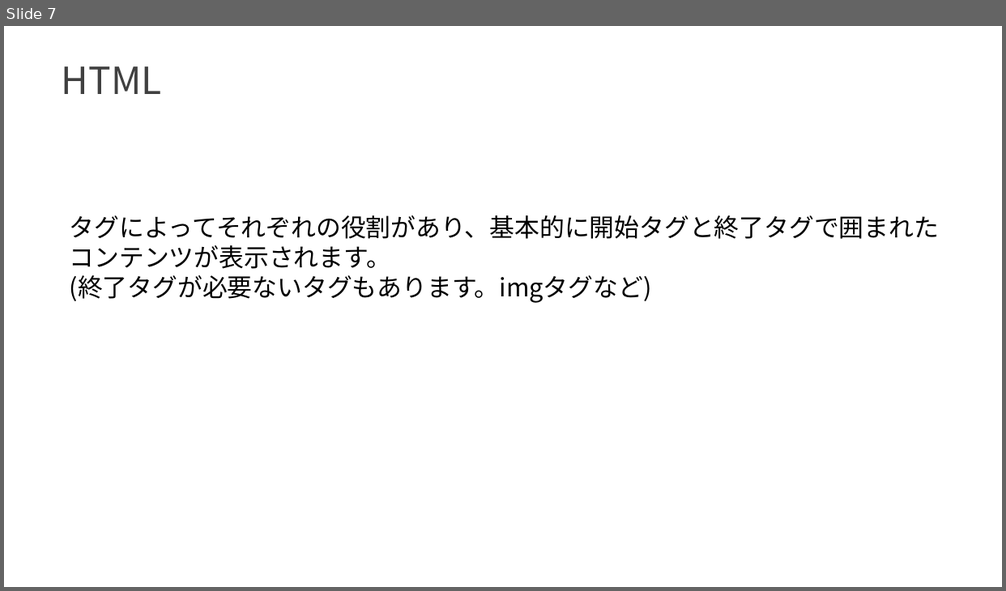
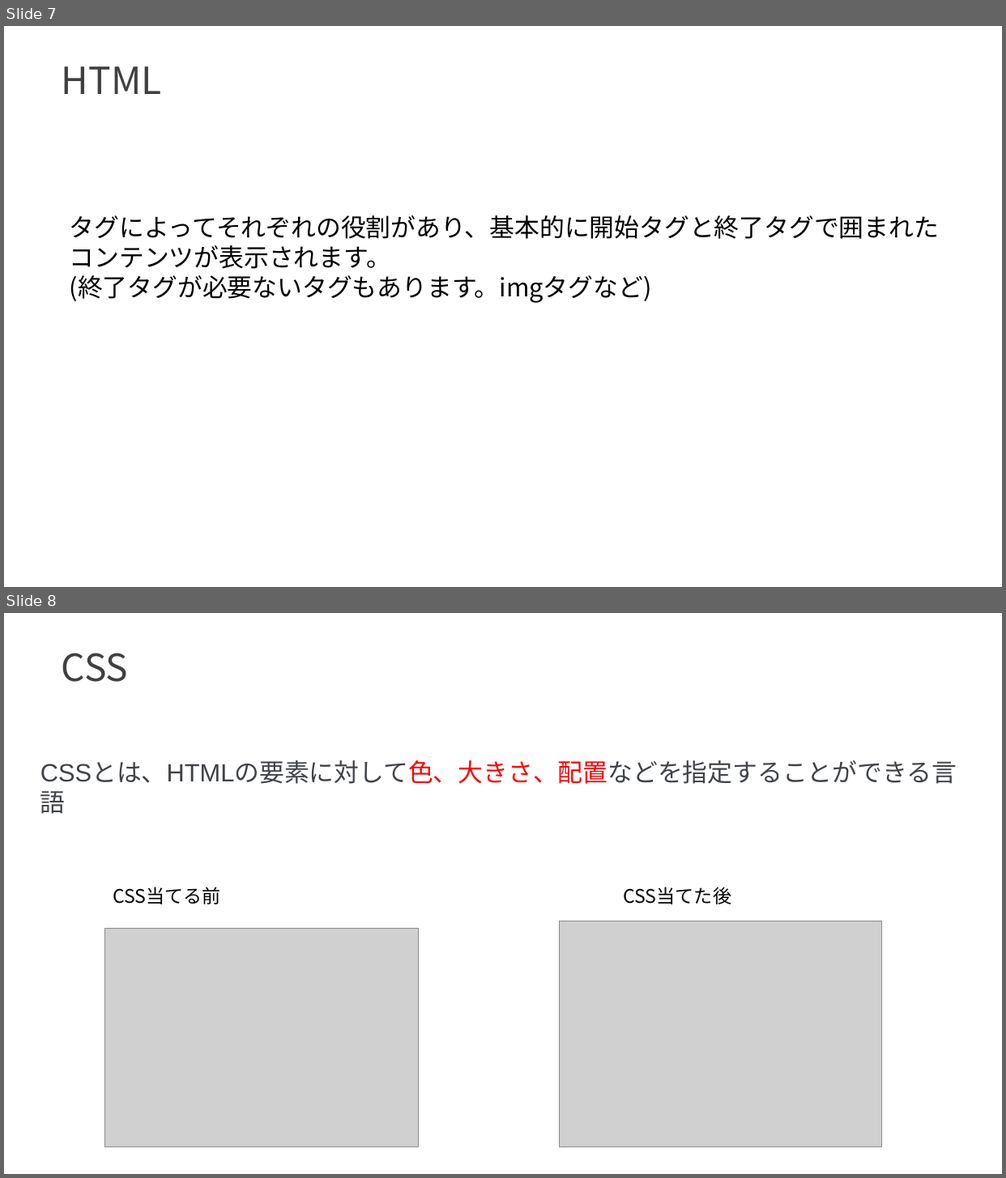
Before and after one commit to Izu-TABI/Hackathon, a slide deck: presentation/Web入門_第二回.pptx. Shown one above the other, each under a label of ours: slide 7 before the commit, slides 7 and 8 after it. The pictures are 1006x591 and 1006x1178 pixels, drawn with LibreOffice and Linux fonts; fonts in the diff are those of the drawing; grey boxes stand for pictures. Boxes give left, top, right and bottom in pixels: in the first picture for what was removed or moved away, otherwise in the second. Text is boxed around its words. In the diff, an @@ line names an element or a change of style, - is before the commit and + after.

```diff
--- a/presentation/Web入門_第二回.pptx
+++ b/presentation/Web入門_第二回.pptx
@@ slide 8 added at [4,613,1002,1174], background #FFFFFF @@
@@ text added at [62,653,129,682], 36 pt, text #404040 @@
+CSS
@@ text added at [40,762,957,814], 24 pt, text #3F4348 @@
+CSSとは、HTMLの要素に対して色、大きさ、配置などを指定することができる言語
@@ text added at [113,887,221,905], 18 pt, text #000000 @@
+CSS当てる前
@@ text added at [623,887,731,905], 18 pt, text #000000 @@
+CSS当てた後
@@ picture added at [105,928,418,1148] @@
@@ picture added at [560,922,882,1147] @@
```
Also in this commit, not shown: 3 slides changed, 4 other slides added, 1 other file.
